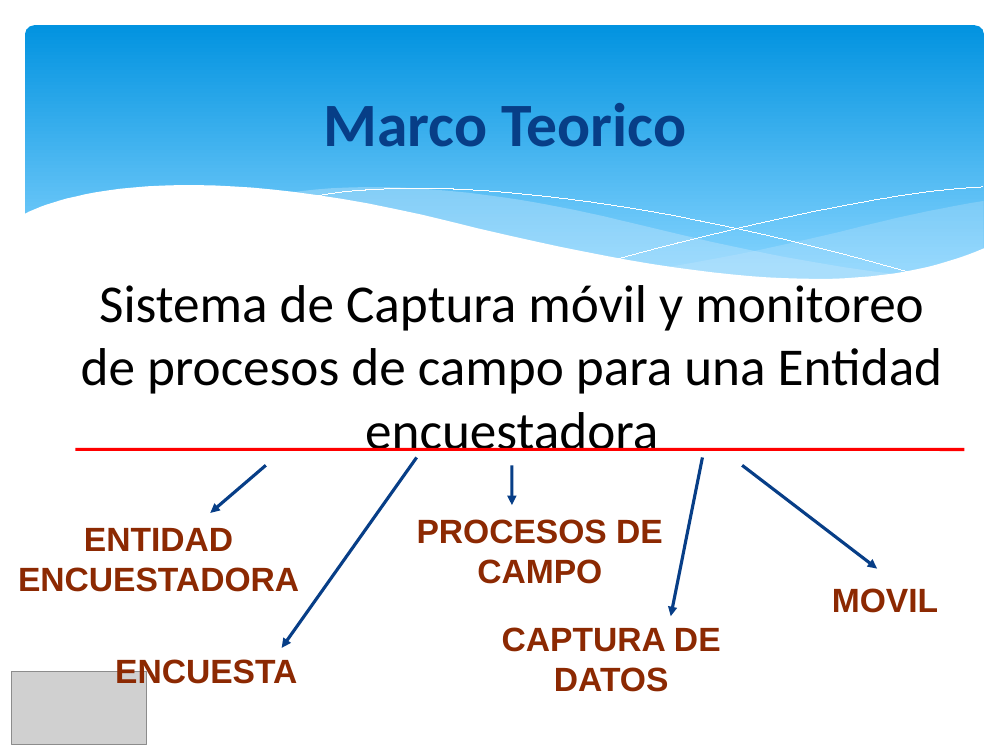
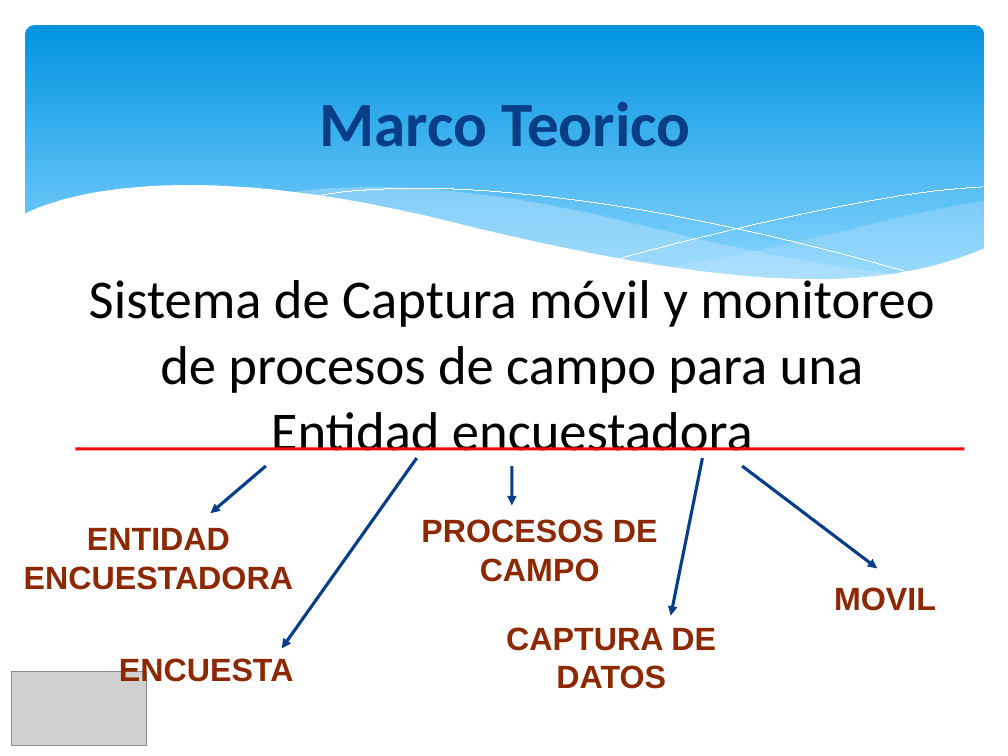
Before and after one commit to orlysemperfi/my-project-pi, a slide deck: slide 4 of PRESENTACION02/TRABAJO FINAL/PPT PI1 EFINAL.pptx (slide 5 before the commit). Drawn at 1008x756 pixels with LibreOffice and Linux fonts; fonts in the diff are those of the drawing; grey boxes stand for pictures. Boxes give left, top, right and bottom in pixels: in the first picture for what was removed or moved away, otherwise in the second. Text is boxed around its words. In the diff, an @@ line names an element or a change of style, - is before the commit and + after.

```diff
--- a/PRESENTACION02/TRABAJO FINAL/PPT PI1 EFINAL.pptx
+++ b/PRESENTACION02/TRABAJO FINAL/PPT PI1 EFINAL.pptx
@@ title "Marco Teorico" at (x1=320, y1=102, x2=690, y2=147): size 44 to 45 pt @@
@@ outline redrawn in 3 elements at (x1=666, y1=201, x2=984, y2=279), (x1=288, y1=187, x2=899, y2=281), (x1=23, y1=185, x2=985, y2=333) @@
@@ text "Sistema de Captura móvil y ..." at (x1=89, y1=273, x2=934, y2=463): size 38 to 39 pt @@
@@ size 24 to 23 pt in 5 elements at (x1=421, y1=519, x2=658, y2=582), (x1=506, y1=627, x2=716, y2=689), (x1=24, y1=528, x2=293, y2=590), (x1=119, y1=658, x2=294, y2=688), (x1=834, y1=587, x2=936, y2=611) @@
```
Also in this commit, not shown: 16 other slides changed, 1 slide removed.
